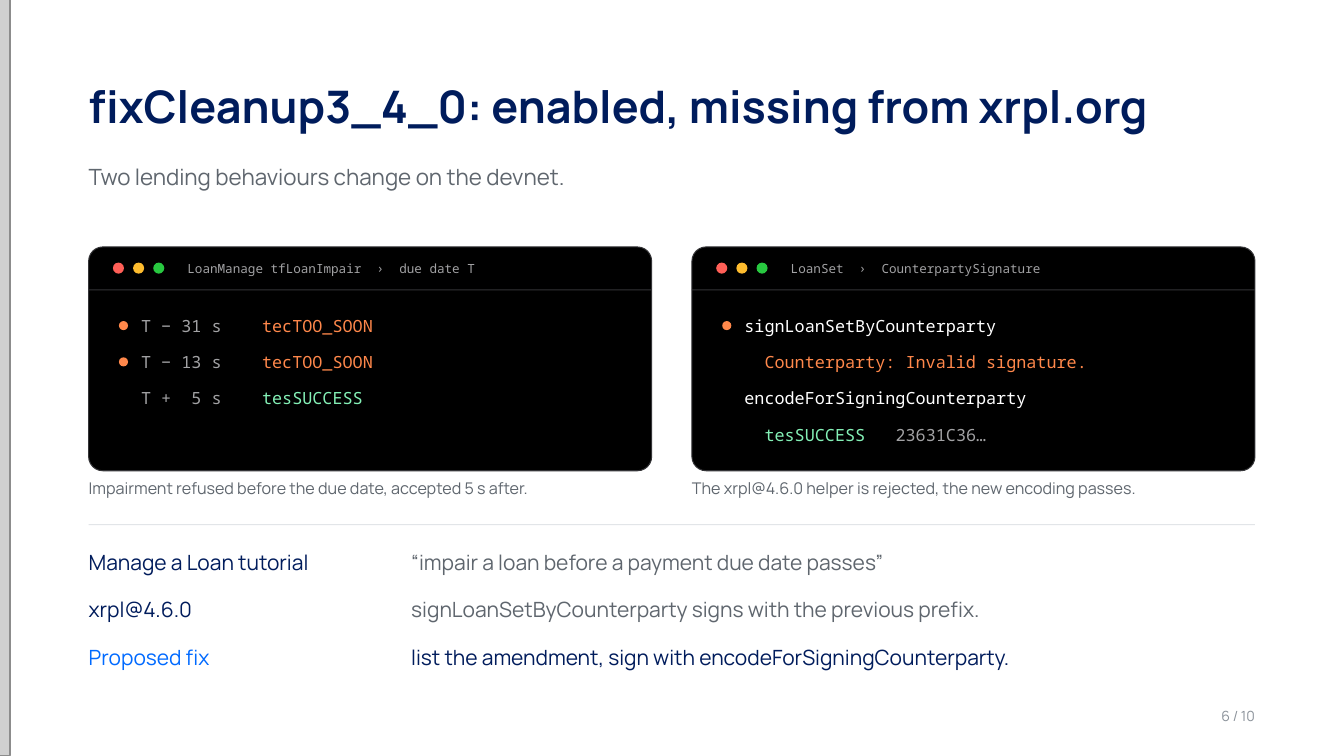
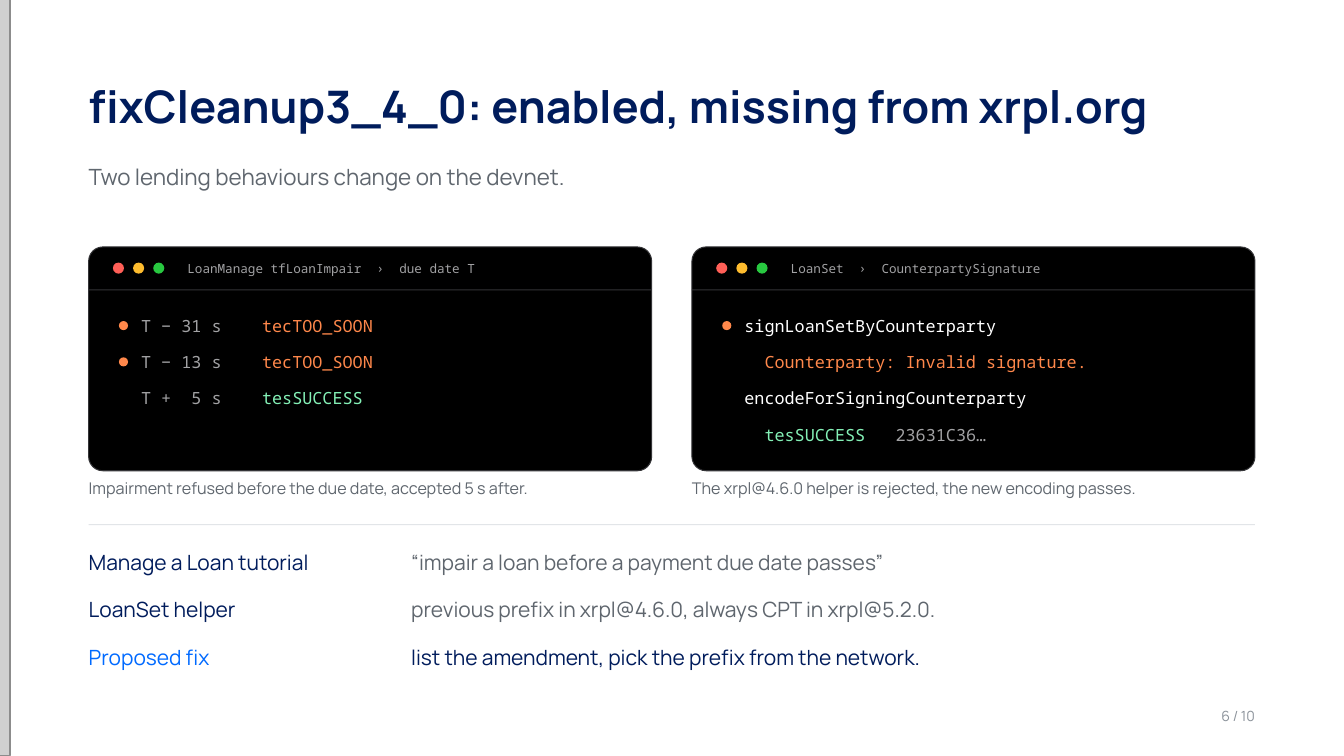
Before and after one commit to charlyppr/exit-lane-xrpl, a slide deck: slide 6 of deck/exit-lane.pptx. Drawn at 1344x756 pixels with LibreOffice and Linux fonts; fonts in the diff are those of the drawing; grey boxes stand for pictures. Boxes give left, top, right and bottom in pixels: in the first picture for what was removed or moved away, otherwise in the second. Text is boxed around its words. In the diff, an @@ line names an element or a change of style, - is before the commit and + after.

```diff
--- a/deck/exit-lane.pptx
+++ b/deck/exit-lane.pptx
@@ text at (89,601,236,622): text changed @@
-xrpl@4.6.0
+LoanSet helper
@@ text at (411,601,936,622): text changed @@
-signLoanSetByCounterparty signs with the previous prefix.
+previous prefix in xrpl@4.6.0, always CPT in xrpl@5.2.0.
@@ text at (411,649,920,670): text changed @@
-list the amendment, sign with encodeForSigningCounterparty.
+list the amendment, pick the prefix from the network.
```
Also in this commit, not shown: 1 other slide changed, 9 other files.
